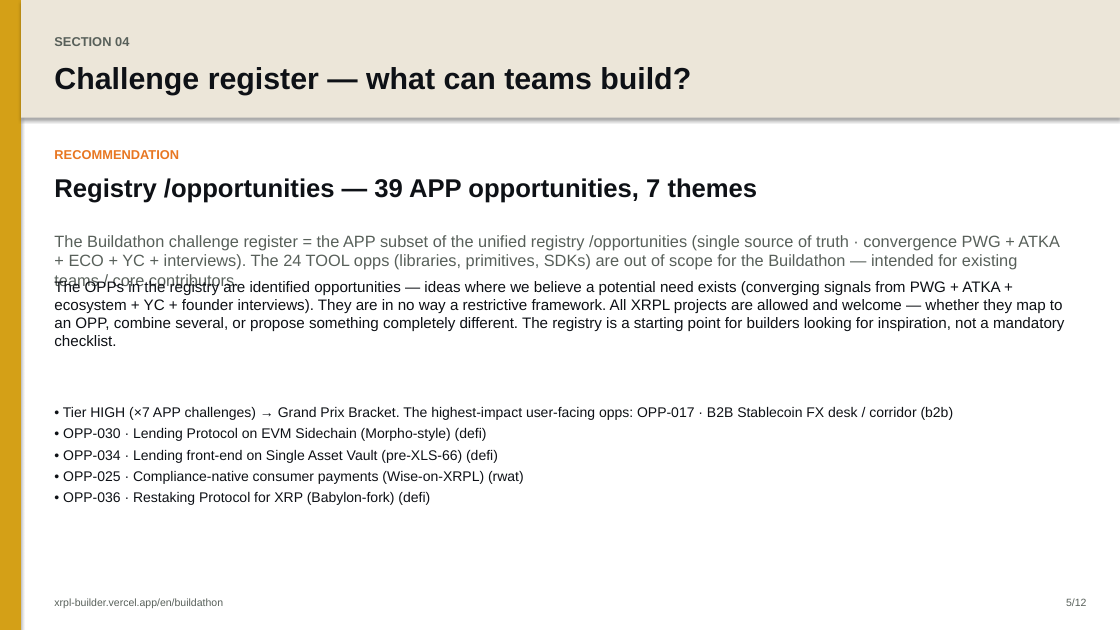
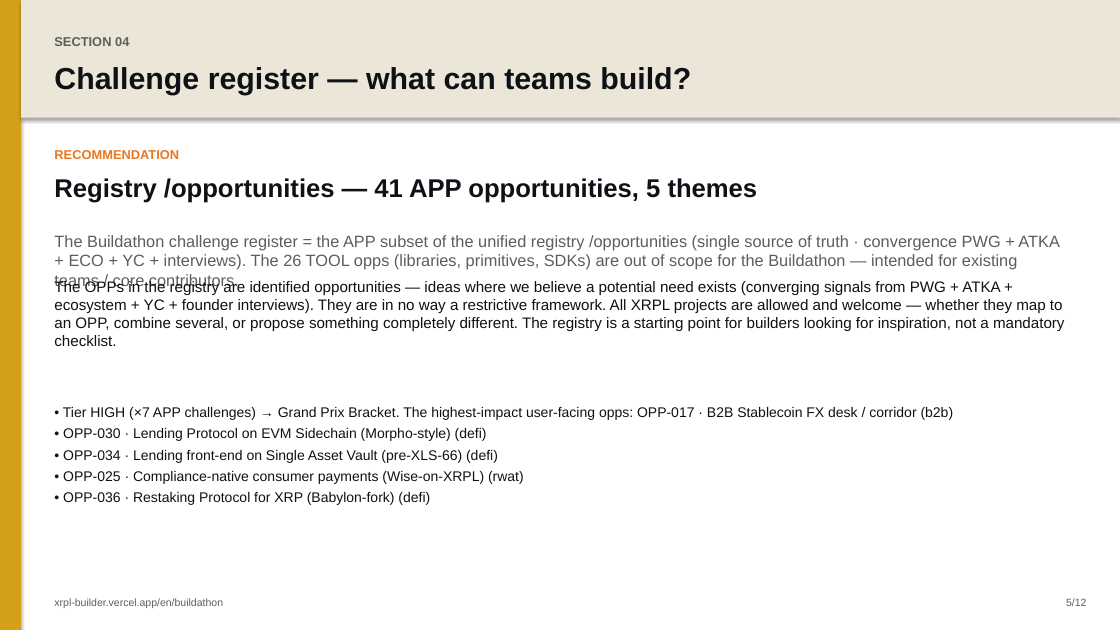
Before and after one commit to AurelienBg/xrpl-builder, a slide deck: slide 6 of buildathon-deck-en.pptx. Drawn at 1120x630 pixels with LibreOffice and Linux fonts; fonts in the diff are those of the drawing. Boxes give left, top, right and bottom in pixels: in the first picture for what was removed or moved away, otherwise in the second. Text is boxed around its words. In the diff, an @@ line names an element or a change of style, - is before the commit and + after.

```diff
--- a/buildathon-deck-en.pptx
+++ b/buildathon-deck-en.pptx
@@ text at bbox=[54, 178, 758, 203]: text changed @@
-Registry /opportunities — 39 APP opportunities, 7 themes
+Registry /opportunities — 41 APP opportunities, 5 themes
@@ text at bbox=[54, 235, 1059, 270]: text changed @@
-The Buildathon challenge register = the APP subset of the unified registry /opportunities (single source of truth · convergence PWG + ATKA + ECO + YC + interviews). The 24 TOOL opps (libraries, primitives, SDKs) are out of scope for the Buildathon — intended for existing teams / core contributors.
+The Buildathon challenge register = the APP subset of the unified registry /opportunities (single source of truth · convergence PWG + ATKA + ECO + YC + interviews). The 26 TOOL opps (libraries, primitives, SDKs) are out of scope for the Buildathon — intended for existing teams / core contributors.
```
Also in this commit, not shown: 3 other slides changed, 3 other files.
